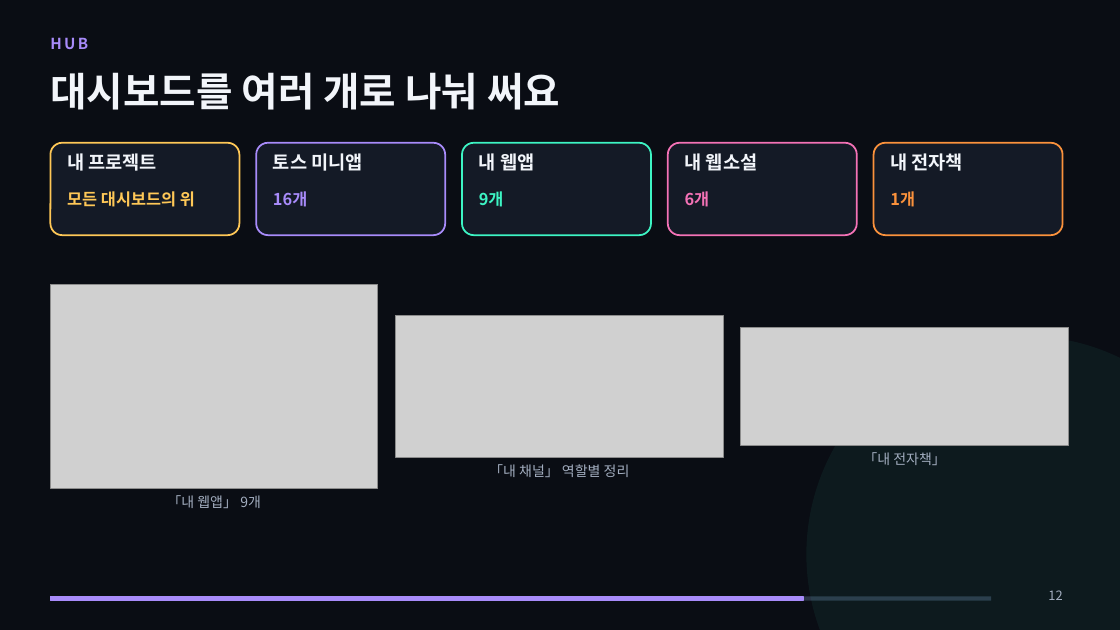
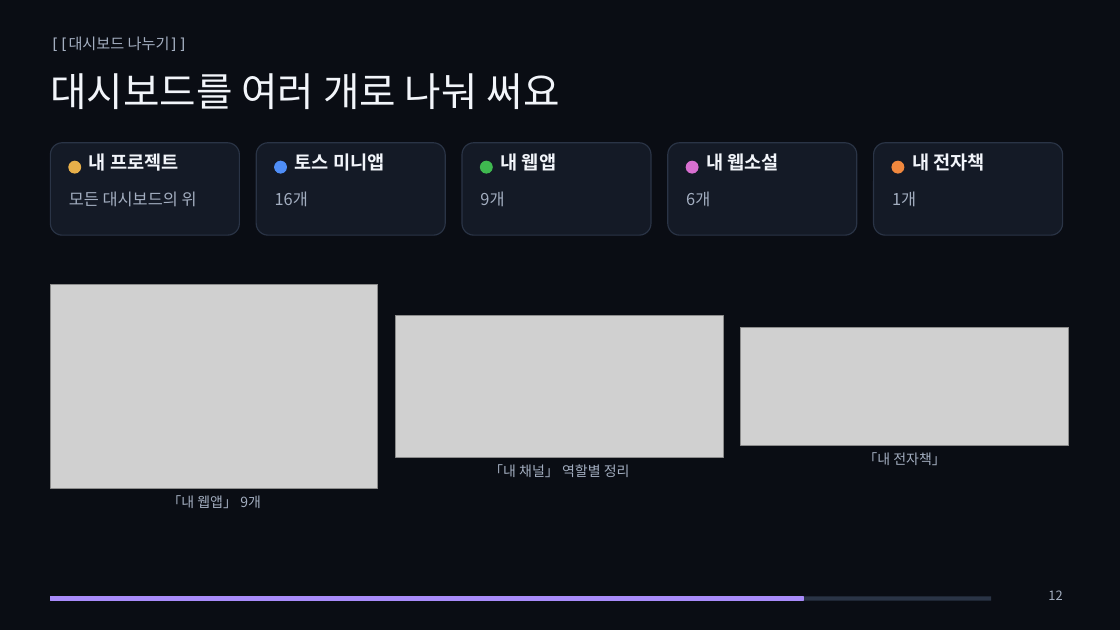
Before and after one commit to metaluca27/huhsame-script, a slide deck: slide 12 of docs/강의/옵시디언_입문/옵시디언_입문_강의.pptx. Drawn at 1120x630 pixels with LibreOffice and Linux fonts; fonts in the diff are those of the drawing; grey boxes stand for pictures. Boxes give left, top, right and bottom in pixels: in the first picture for what was removed or moved away, otherwise in the second. Text is boxed around its words. In the diff, an @@ line names an element or a change of style, - is before the commit and + after.

```diff
--- a/docs/강의/옵시디언_입문/옵시디언_입문_강의.pptx
+++ b/docs/강의/옵시디언_입문/옵시디언_입문_강의.pptx
@@ title "대시보드를 여러 개로 나눠 써요" at [50, 73, 560, 109]: bold off @@
@@ text at [50, 36, 188, 51]: text changed; font Noto Sans CJK KR to DejaVu Sans Mono; text colour #A88BFA to #A3AEC0; bold off @@
-HUB
+[[대시보드 나누기]]
@@ rounded rectangle at [50, 143, 239, 235]: outline #FFC857 1.5 pt to #2A3446 1 pt @@
@@ rounded rectangle at [256, 143, 445, 235]: outline #A88BFA 1.5 pt to #2A3446 1 pt @@
@@ rounded rectangle at [462, 143, 651, 235]: outline #3DF5C4 1.5 pt to #2A3446 1 pt @@
@@ rounded rectangle at [668, 143, 857, 235]: outline #F472B6 1.5 pt to #2A3446 1 pt @@
@@ rounded rectangle at [874, 143, 1063, 235]: outline #FB923C 1.5 pt to #2A3446 1 pt @@
@@ ellipse added at [69, 161, 81, 173], fill #E8B04A, outline #E8B04A 1 pt @@
@@ text "내 프로젝트": place and size @@
-text "내 프로젝트" at [67, 153, 157, 171]
+text "내 프로젝트" at [89, 153, 179, 171]
@@ ellipse added at [275, 161, 287, 173], fill #4F8EF7, outline #4F8EF7 1 pt @@
@@ text "토스 미니앱": place and size @@
-text "토스 미니앱" at [273, 153, 362, 171]
+text "토스 미니앱" at [295, 153, 384, 171]
@@ ellipse added at [481, 161, 492, 173], fill #3FB950, outline #3FB950 1 pt @@
@@ text "내 웹앱": place and size @@
-text "내 웹앱" at [479, 153, 534, 171]
+text "내 웹앱" at [501, 153, 556, 171]
@@ ellipse added at [686, 161, 698, 173], fill #D86FD0, outline #D86FD0 1 pt @@
@@ text "내 웹소설": place and size @@
-text "내 웹소설" at [685, 153, 757, 171]
+text "내 웹소설" at [706, 153, 779, 171]
@@ ellipse added at [892, 161, 904, 173], fill #F0883E, outline #F0883E 1 pt @@
@@ text "내 전자책": place and size @@
-text "내 전자책" at [890, 153, 963, 171]
+text "내 전자책" at [912, 153, 985, 171]
@@ text "모든 대시보드의 위" at [69, 191, 197, 207]: text colour #FFC857 to #A3AEC0, bold off @@
@@ text "16개" at [275, 191, 308, 207]: text colour #A88BFA to #A3AEC0, bold off @@
@@ text "9개" at [480, 191, 504, 206]: text colour #3DF5C4 to #A3AEC0, bold off @@
@@ text "6개" at [686, 191, 710, 206]: text colour #F472B6 to #A3AEC0, bold off @@
@@ text "1개" at [892, 191, 916, 207]: text colour #FB923C to #A3AEC0, bold off @@
```
Also in this commit, not shown: 14 other slides changed, 9 other files.
